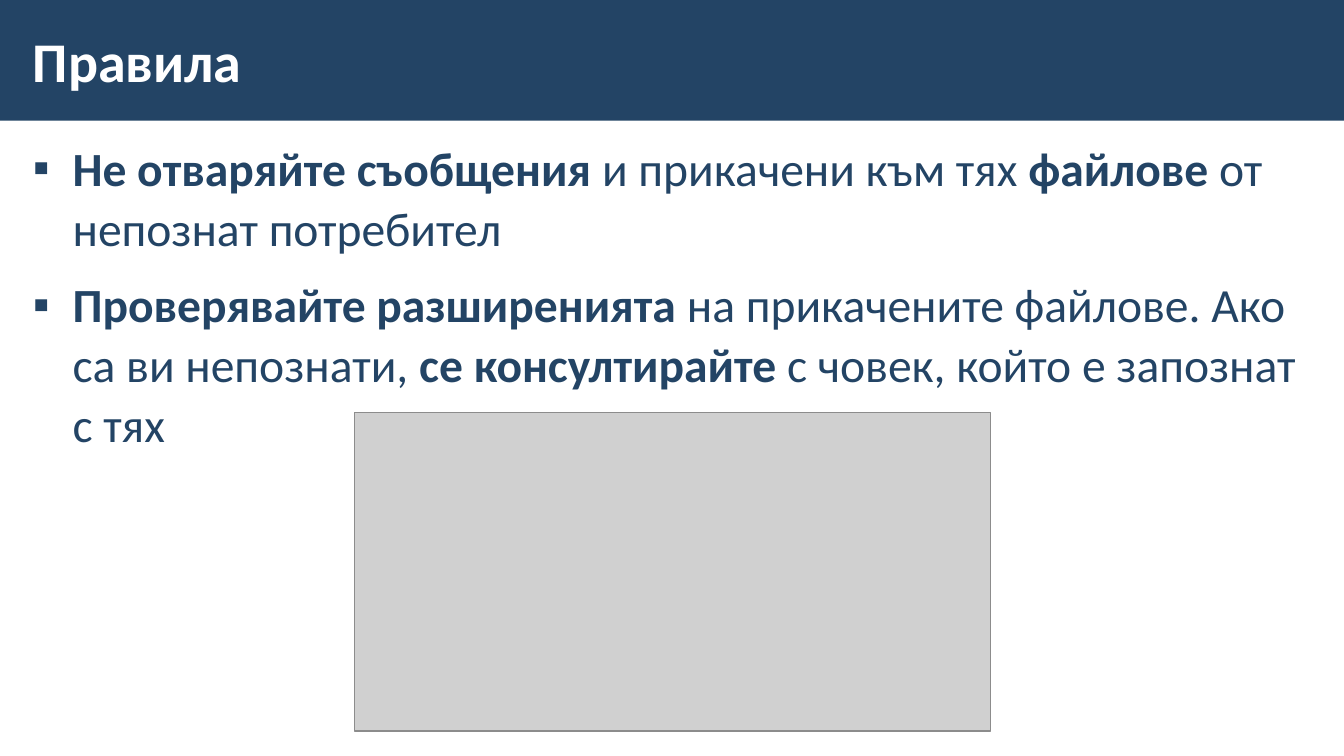
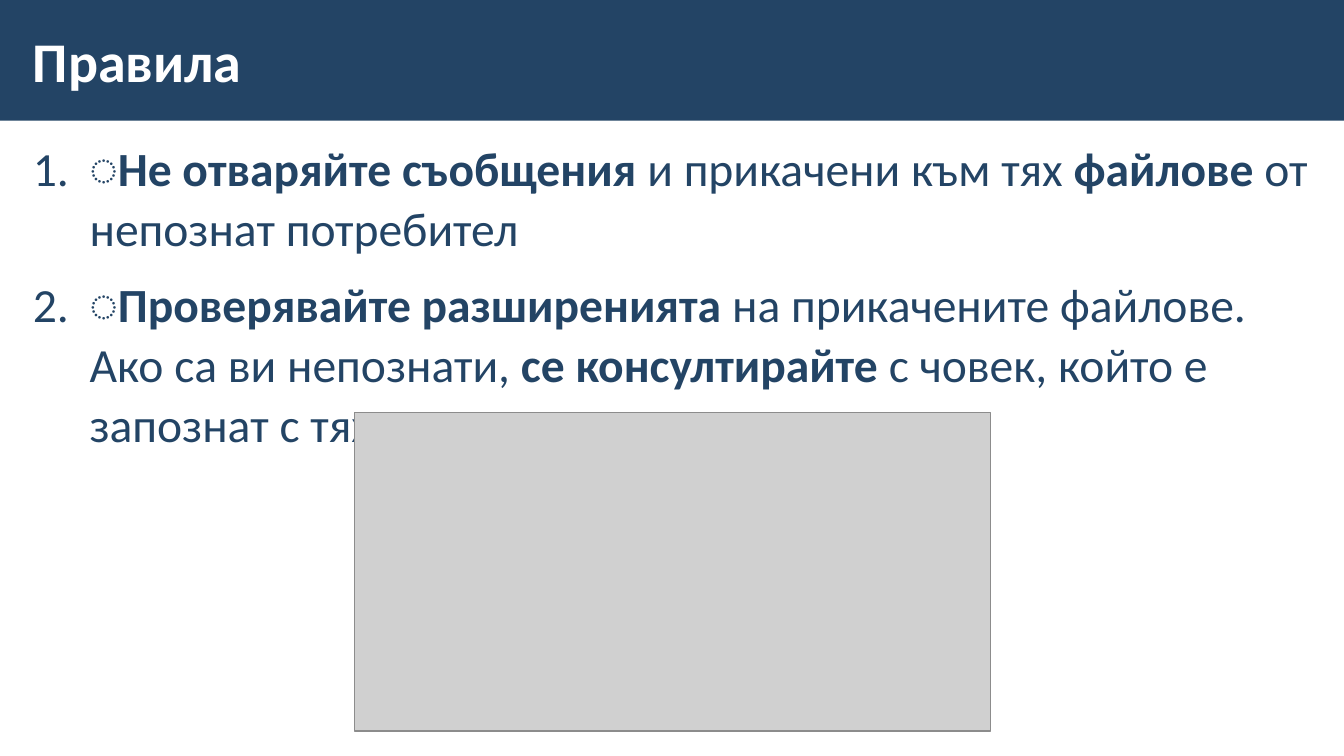
Before and after one commit to BG-IT-Edu/School-Programming, a slide deck: slide 15 of Courses/Computer-Modeling-and-IT/Computer-Modeling-and-IT-5-Class/07-Email/07-Email.pptx. Drawn at 1344x756 pixels with LibreOffice and Linux fonts; fonts in the diff are those of the drawing; grey boxes stand for pictures; background and template pictures are left out. Boxes give left, top, right and bottom in pixels: in the first picture for what was removed or moved away, otherwise in the second. Text is boxed around its words. In the diff, an @@ line names an element or a change of style, - is before the commit and + after.

```diff
--- a/Courses/Computer-Modeling-and-IT/Computer-Modeling-and-IT-5-Class/07-Email/07-Email.pptx
+++ b/Courses/Computer-Modeling-and-IT/Computer-Modeling-and-IT-5-Class/07-Email/07-Email.pptx
@@ text at bbox=[90, 153, 1307, 454]: text changed @@
-▪ Не отваряйте съобщения и прикачени към тях файлове от непознат потребител
-▪ Проверявайте разширенията на прикачените файлове. Ако са ви непознати, се консултирайте с човек, който е запознат с тях
+1. ͏Не отваряйте съобщения и прикачени към тях файлове от непознат потребител
+2. ͏Проверявайте разширенията на прикачените файлове. Ако са ви непознати, се консултирайте с човек, който е запознат с тях
```
Also in this commit, not shown: 5 other slides changed, 3 other files.
